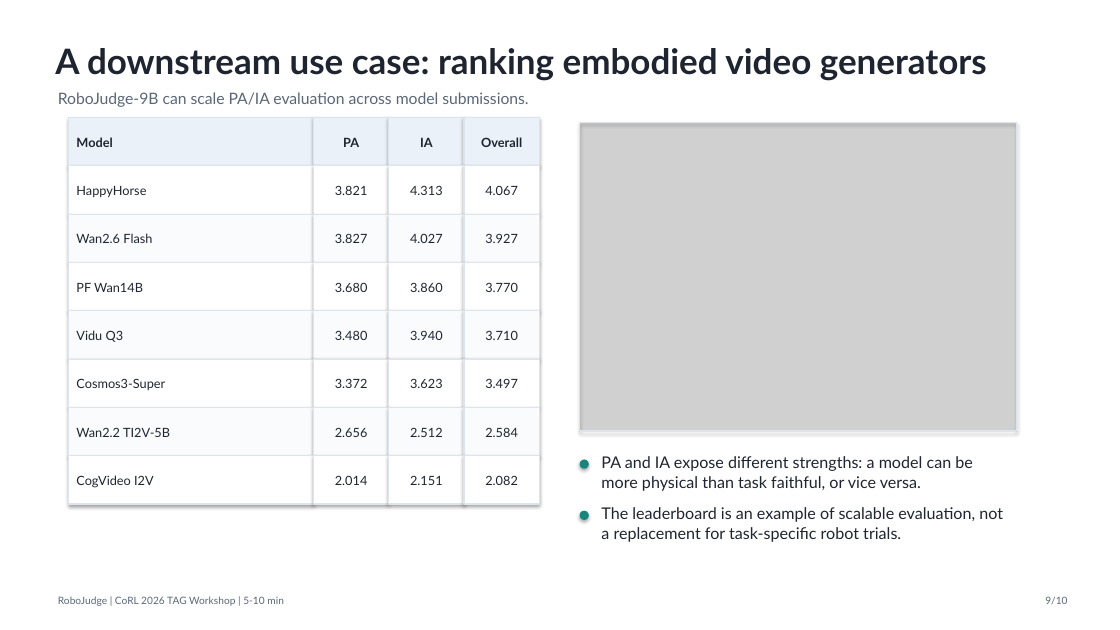
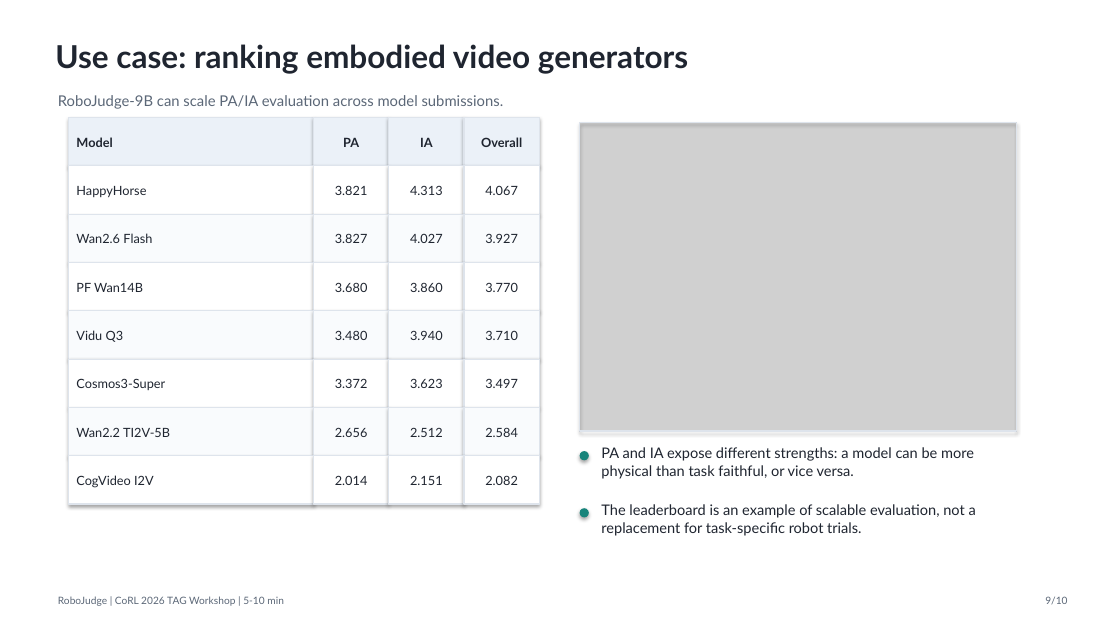
Before and after one commit to SiyuanMaCS/SiyuanMaCS.github.io, a slide deck: slide 9 of RoboJudge-slides/RoboJudge_CoRL_TAG_short_5-10min.pptx. Drawn at 1120x630 pixels with LibreOffice and Linux fonts; fonts in the diff are those of the drawing; grey boxes stand for pictures. Boxes give left, top, right and bottom in pixels: in the first picture for what was removed or moved away, otherwise in the second. Text is boxed around its words. In the diff, an @@ line names an element or a change of style, - is before the commit and + after.

Commit message:
Refresh RoboJudge workshop slides

```diff
--- a/RoboJudge-slides/RoboJudge_CoRL_TAG_short_5-10min.pptx
+++ b/RoboJudge-slides/RoboJudge_CoRL_TAG_short_5-10min.pptx
@@ text at (x1=55, y1=44, x2=688, y2=74): text changed; size 30 to 27 pt @@
-A downstream use case: ranking embodied video generators
+Use case: ranking embodied video generators
@@ text "RoboJudge-9B can scale PA/IA evaluation ..." at (x1=58, y1=95, x2=504, y2=109): size 13.5 to 12.7 pt @@
@@ text "PA and IA expose different ..." at (x1=601, y1=447, x2=974, y2=479): size 13.8 to 12.5 pt @@
@@ text "PA and IA expose different ..." moved from (x1=601, y1=456, x2=973, y2=491) to (x1=601, y1=447, x2=974, y2=479) @@
@@ ellipse moved from (x1=580, y1=460, x2=589, y2=469) to (x1=580, y1=451, x2=589, y2=460) @@
@@ text "The leaderboard is an example ..." at (x1=601, y1=504, x2=976, y2=536): size 13.8 to 12.5 pt @@
```
Also in this commit, not shown: 9 other slides changed, 5 other files.
